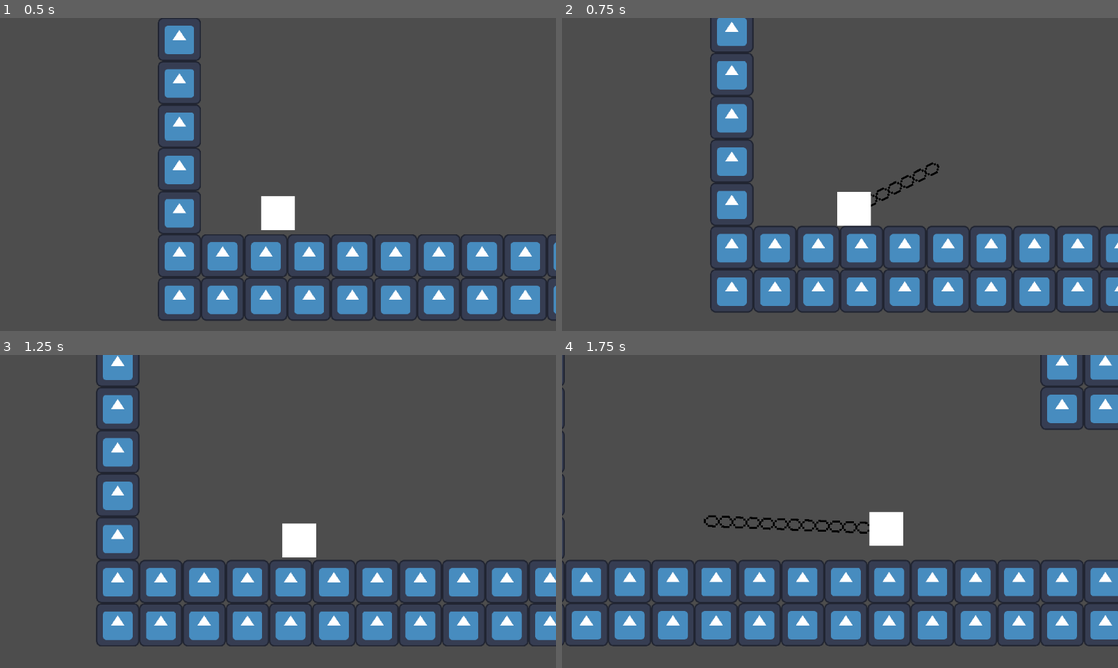
Above: before the commit, frames 1-4 (two rows, left to right).
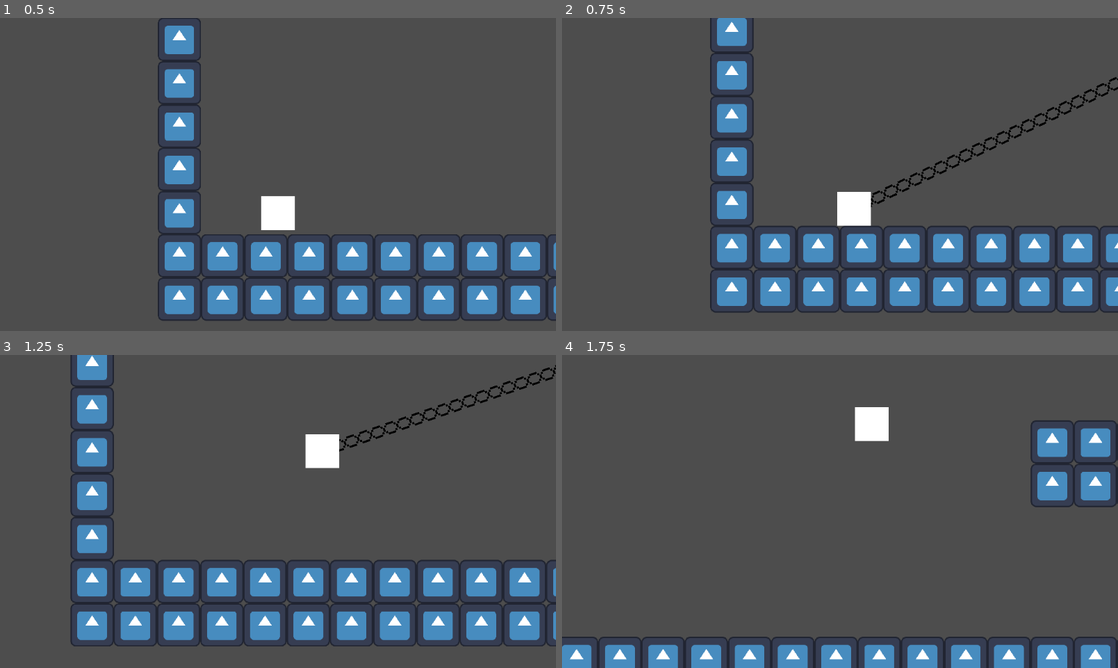
Above: after the commit, the same moments.

Repository: LitheFulminare/Operation-Venulysian
Game: Godot game, scene res://Game scenes/Prototyping.tscn
Two runs of this game, one before a commit and one after it. Both use one fixed random seed, a clock stepped at 60 frames per second and the inputs below. The engine's default icon, where the game draws it, is replaced by a stand-in: a white triangle on a blue panel in a dark square.
Inputs (mouse positions are in pixels of both pictures, inside the frame that each line leads up to):
- Up to frame 1 (0.5 s): no input
- Up to frame 2 (0.75 s): move the mouse to (962, 158) at 0.52 s; hold D (Right) from 0.53 s (still down); tap F (Grappling Hook) at 0.6 s
- Up to frame 3 (1.25 s): keep holding D (Right); tap W (Up) at 0.77 s
- Up to frame 4 (1.75 s): keep holding D (Right); move the mouse to (728, 527) at 1.27 s; tap Shift (Dash) at 1.35 s; tap W (Up) at 1.52 s; tap F (Grappling Hook) at 1.55 s

Frame 1 is identical in both runs. In frame 2, 0.8% of the frame differs, in the area x 55-100%, y 18-61%; in frame 3, 19%; in frame 4, 29%, in the area x 0-100%, y 0-100%.

Commit message:
fixed grappling bug
the grappling hook went as far as the mouse could go, which is not intended. The player also stops when arriving to the grappling point

Diff:
--- a/Operation Venulysian/Player/grappling_hook_controller.gd
+++ b/Operation Venulysian/Player/grappling_hook_controller.gd
@@ -40,7 +40,7 @@
 	mouse_position =  get_global_mouse_position()
 
 	raycast.global_position = player.global_position
-	raycast.target_position =  (mouse_position - player.global_position) * 1
+	raycast.target_position =  (mouse_position - player.global_position) * 5
 
 	# apparently raycast collision is delayed by one frame, so it must be force updated
 	raycast.force_raycast_update()
@@ -81,6 +81,13 @@
 	line2d.set_point_position(0, raycast_collision_point - player.global_position)
 	line2d.set_point_position(1, Vector2.ZERO)
 
+	var distance: float = (raycast_collision_point - player.global_position).length()
+	if distance < 70:
+		player.velocity.x = move_toward(player.velocity.x, 0, 60)
+		player.velocity.y = move_toward(player.velocity.y, 0, 60)
+		player.move_and_slide()
+		return
+
 	# set player velocity
 	var direction = raycast_collision_point - player.global_position
 	direction = direction.normalized()
